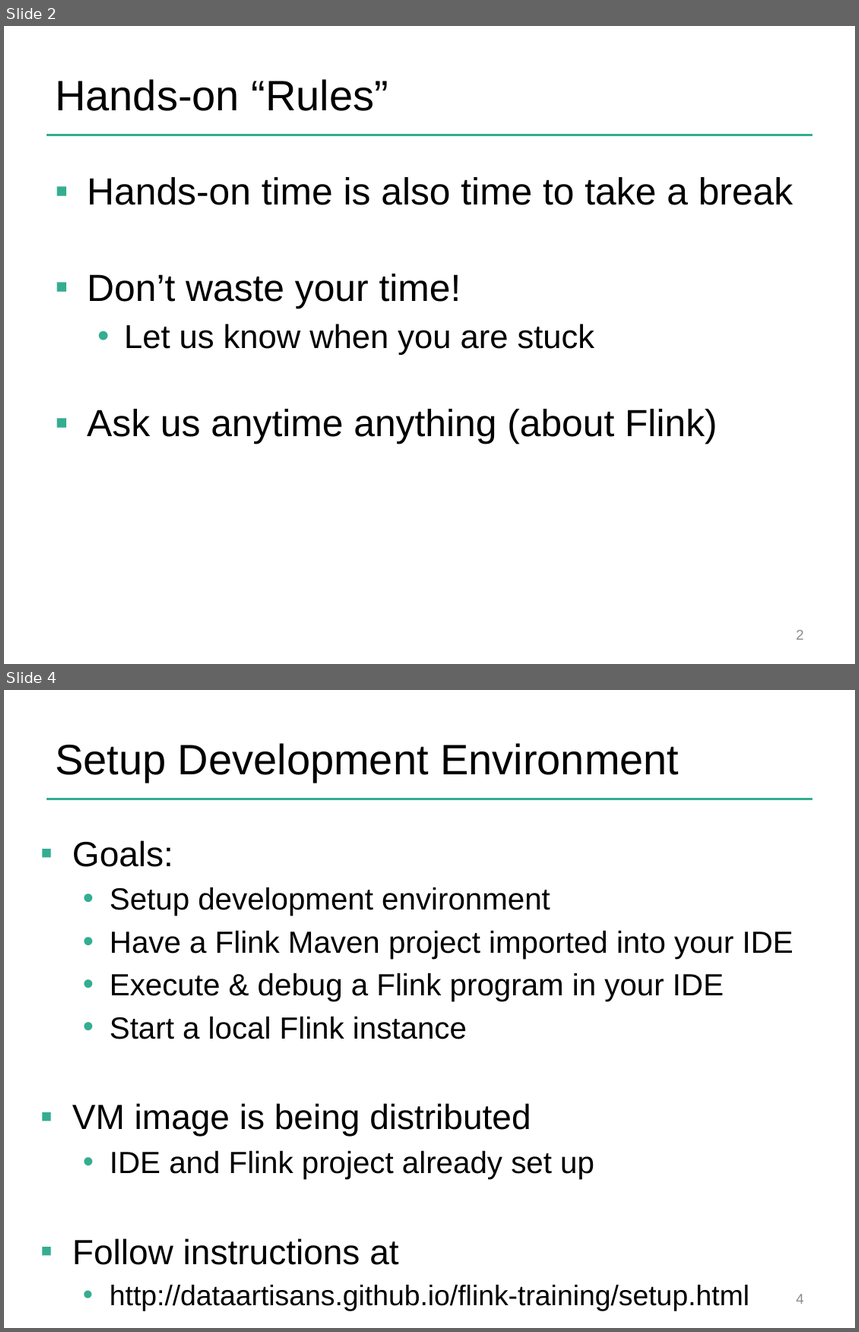
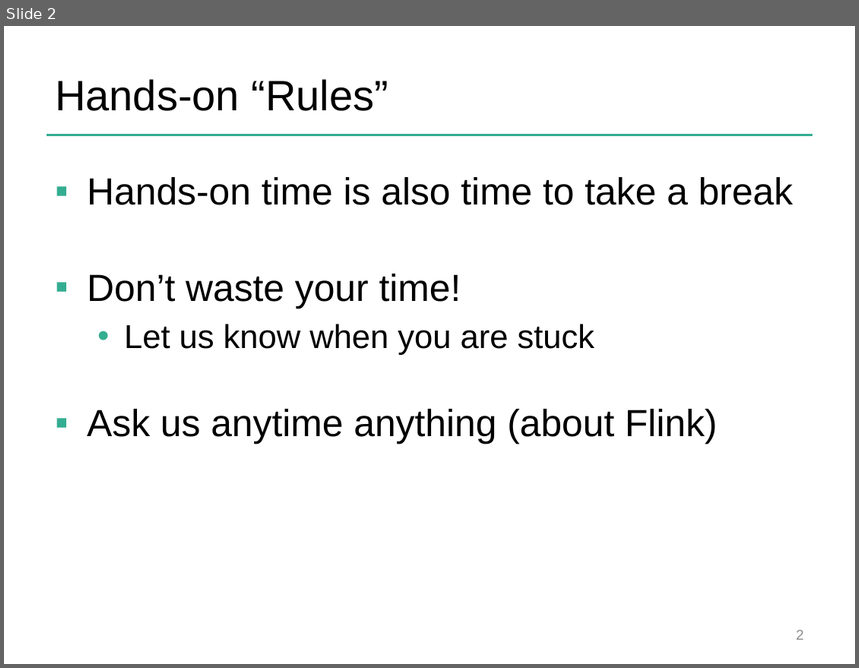
Before and after one commit to dataArtisans/flink-training-web, a slide deck: slides/flink-handon.pptx. Shown one above the other, each under a label of ours: slides 2 and 4 before the commit, slide 2 after it; the slides between them are not shown. The pictures are 859x1332 and 859x668 pixels, drawn with LibreOffice and Linux fonts; fonts in the diff are those of the drawing; background and template pictures are left out. Boxes give left, top, right and bottom in pixels: in the first picture for what was removed or moved away, otherwise in the second. Text is boxed around its words. In the diff, an @@ line names an element or a change of style, - is before the commit and + after.

```diff
--- a/slides/flink-handon.pptx
+++ b/slides/flink-handon.pptx
@@ slide 4 removed at [4, 690, 855, 1328], background #FFFFFF; not listed: 1 template element that a slide beside it also shows @@
@@ title removed at [55, 743, 679, 781] @@
-Setup Development Environment
@@ text removed at [72, 840, 794, 1312] @@
-▪ Goals:
-  • Setup development environment
-  • Have a Flink Maven project imported into your IDE
-  • Execute & debug a Flink program in your IDE
-  • Start a local Flink instance
-▪ VM image is being distributed
-  • IDE and Flink project already set up
-▪ Follow instructions at
-  • http://dataartisans.github.io/flink-training/setup.html
@@ page number removed at [796, 1294, 804, 1304] @@
-4
```
Also in this commit, not shown: 1 slide added, 6 other slides removed, 14 other files.
